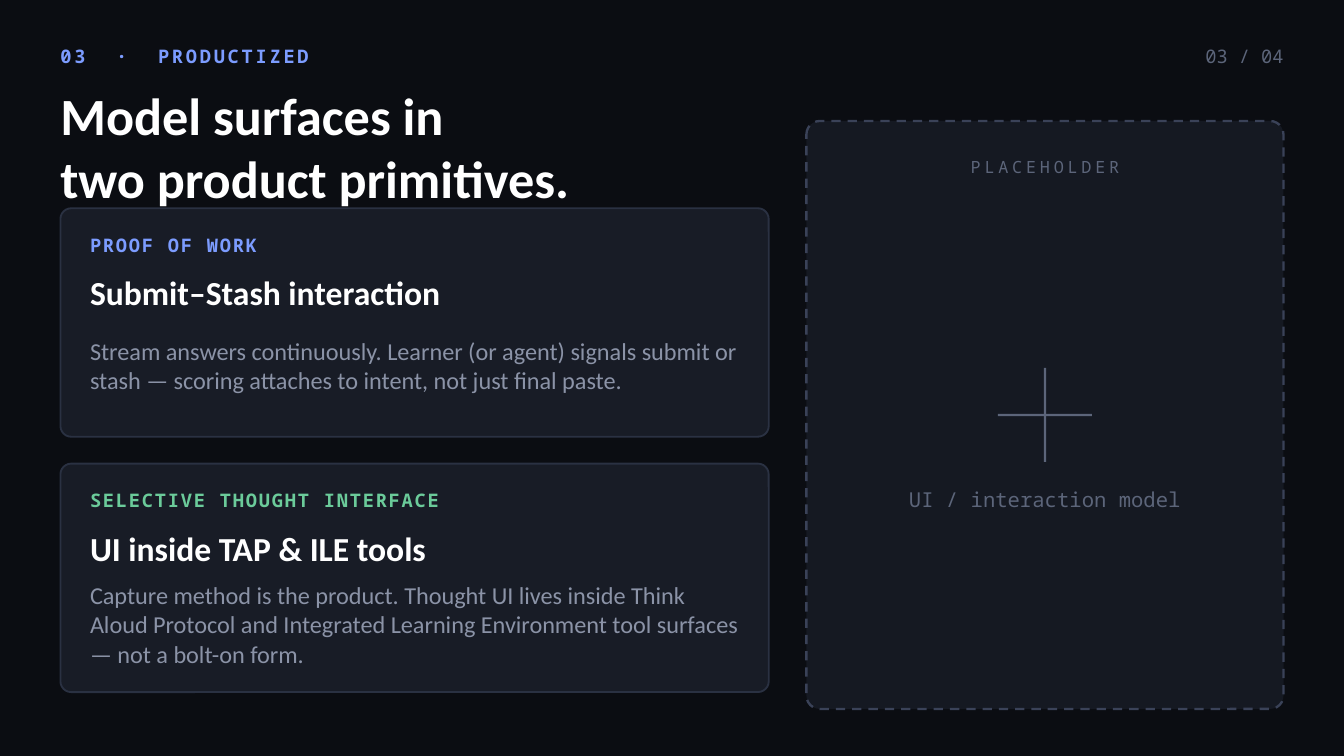
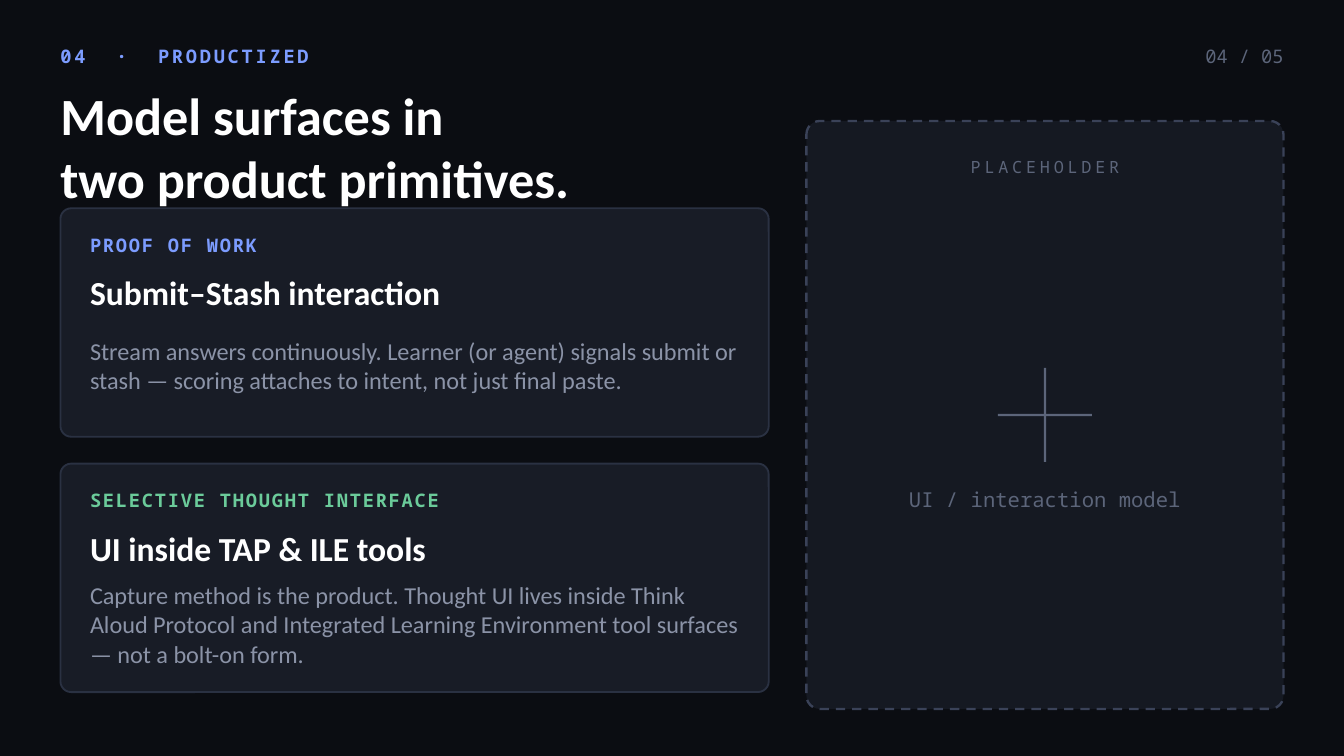
Before and after one commit to dncolomer/openlesson, a slide deck: slide 4 of docs/pitch/product-pitch.pptx (slide 3 before the commit). Drawn at 1344x756 pixels with LibreOffice and Linux fonts; fonts in the diff are those of the drawing. Boxes give left, top, right and bottom in pixels: in the first picture for what was removed or moved away, otherwise in the second. Text is boxed around its words. In the diff, an @@ line names an element or a change of style, - is before the commit and + after.

Commit message:
Expand product pitch with video media and per-product use cases.
Ship selective-interface video on TAP method slides, full config-space art, and one use-case slide per product so the deck stays readable without scroll. Also polish SalesSlideDeck media layout and related orbit coach/demo and pitch content updates.

```diff
--- a/docs/pitch/product-pitch.pptx
+++ b/docs/pitch/product-pitch.pptx
@@ text at [60,49,309,63]: text changed @@
-03 · PRODUCTIZED
+04 · PRODUCTIZED
@@ text at [1205,49,1283,63]: text changed @@
-03 / 04
+04 / 05
```
Also in this commit, not shown: 2 other slides changed, 2 slides added, 1 slide removed, 26 other files.
